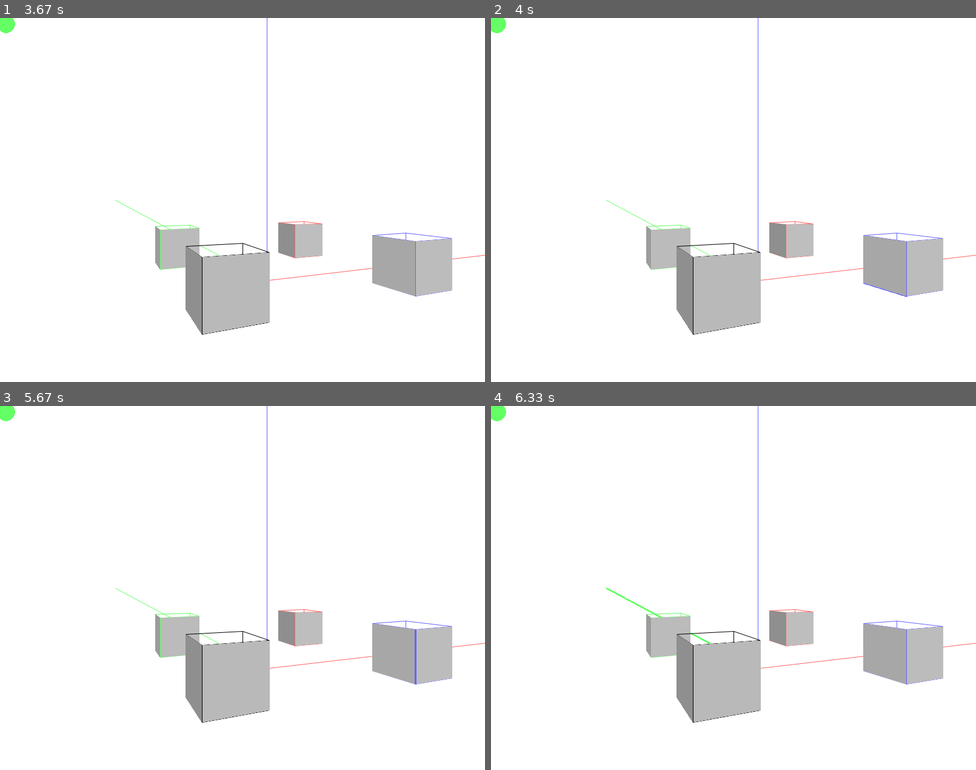
Above: before the commit, frames 1-4 (two rows, left to right).
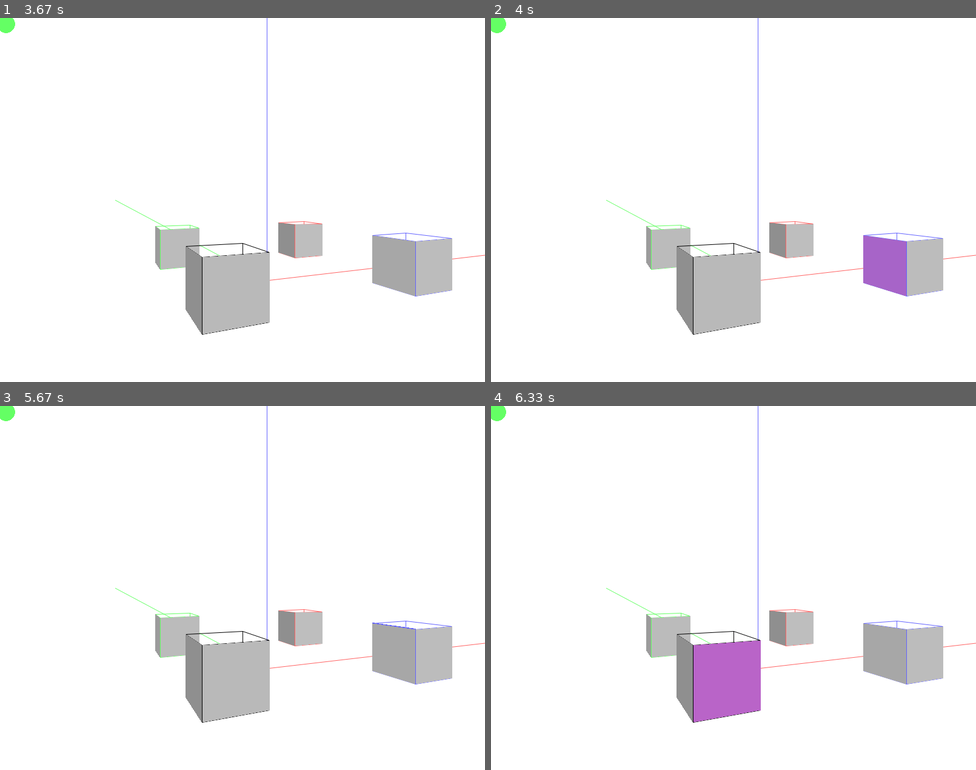
Above: after the commit, the same moments.

Repository: qsorix/draw-3d
Game: pygame game, started from main.py
The game is run twice, just before and just after one commit, with the same random seed, the same clock (stepped at 60 frames per second) and the same inputs.
Inputs (mouse positions are in pixels of both pictures, inside the frame that each line leads up to):
- Up to frame 1 (3.67 s): press the mouse at (126, 203) at 0.37 s; move the mouse to (208, 243) at 0.47 s; release the mouse at (291, 280) at 0.6 s; press the mouse at (126, 203) at 0.7 s; move the mouse to (213, 218) at 0.8 s; release the mouse at (300, 232) at 0.93 s; press the mouse at (126, 203) at 1.03 s; move the mouse to (174, 247) at 1.13 s; release the mouse at (218, 294) at 1.27 s; press the mouse at (126, 203) at 1.37 s; move the mouse to (247, 229) at 1.47 s; release the mouse at (368, 258) at 1.6 s; press the mouse at (126, 203) at 1.7 s; move the mouse to (266, 250) at 1.8 s; release the mouse at (412, 294) at 1.93 s; press the mouse at (126, 203) at 2.03 s; move the mouse to (232, 170) at 2.13 s; release the mouse at (344, 134) at 2.27 s; click (412, 272) at 2.38 s; press the mouse at (412, 272) at 2.7 s; move the mouse to (276, 203) at 2.8 s; release the mouse at (135, 134) at 2.93 s; click (373, 240) at 3.05 s; press the mouse at (373, 240) at 3.37 s; move the mouse to (261, 232) at 3.47 s; release the mouse at (145, 229) at 3.6 s
- Up to frame 2 (4 s): press the mouse at (864, 240) at 3.7 s; move the mouse to (874, 261) at 3.8 s; release the mouse at (883, 287) at 3.93 s
- Up to frame 3 (5.67 s): press the mouse at (373, 628) at 4.03 s; move the mouse to (291, 551) at 4.13 s; release the mouse at (213, 478) at 4.27 s; click (261, 686) at 4.88 s; press the mouse at (261, 686) at 5.2 s; move the mouse to (339, 657) at 5.3 s; release the mouse at (417, 631) at 5.43 s; press the mouse at (261, 686) at 5.53 s; move the mouse to (164, 653) at 5.63 s
- Up to frame 4 (6.33 s): release the mouse at (558, 624) at 5.77 s; click (728, 653) at 5.92 s; press the mouse at (752, 686) at 6.2 s; move the mouse to (811, 646) at 6.3 s

Frame 1 is identical in both runs. In frame 2, 1.3% of the frame differs, in the area x 76-86%, y 59-77%; in frame 3, less than 0.1%; in frame 4, 2.9%, in the area x 23-56%, y 49-87%.

Commit message:
Bugfixes in ToolPull

Diff:
--- a/funcs.py
+++ b/funcs.py
@@ -40,10 +40,18 @@
 
 class Plane:
     def __init__(self, normal, p0):
+        if not normal:
+            raise Exception("Plane requires normal vector")
+        if not p0:
+            raise Exception("Plane requires contained point")
         self.normal = normal
         self.p0 = p0
 
 def vector_from_to(a, b):
+    if not a:
+        raise Exception("Missing start point")
+    if not b:
+        raise Exception("Missing end point")
     return Vector(b.x-a.x, b.y-a.y, b.z-a.z)
 
 def point_to_plane_distance(plane, point):
--- a/main.py
+++ b/main.py
@@ -36,10 +36,14 @@
         return funcs.Plane(self.normal(), self.vertices[0])
 
     def normal(self):
-        return funcs.cross(vector_from_to(self.vertices[0],
-                                          self.vertices[1]),
-                           vector_from_to(self.vertices[1],
-                                          self.vertices[2]))
+        res = funcs.cross(vector_from_to(self.vertices[0],
+                                         self.vertices[1]),
+                          vector_from_to(self.vertices[1],
+                                         self.vertices[2]))
+        if not res:
+            raise Exception("Failed to calculate normal to a wall")
+
+        return res
 
 
 def pick_plane_facing_camera(alpha, beta):
@@ -81,6 +85,16 @@
 
     renderables.sort(key=get_z_index)
 
+def order_by_camera_distance(camera, objects):
+    print (objects)
+    def distance(a, b):
+        return funcs.length(vector_from_to(a, b))
+    def camera_distance(t):
+        obj, p = t
+        return funcs.length(vector_from_to(camera, p))
+
+    objects.sort(key=camera_distance)
+
 class Tool:
     def __init__(self, wnd):
         self.wnd = wnd
@@ -308,11 +322,13 @@
         direction = funcs.unit(self.wall.normal())
 
         wall_plane = self.wall.plane()
-        pull_plane = funcs.orthogonal_plane(wall_plane)
+        pull_plane = self.wnd.orthogonal_plane_facing_camera(wall_plane)
         pull_plane.p0 = self.wall_pull_point
 
         view_ray = self.wnd.get_view_ray(*pos)
         target_point = funcs.ray_plane_intersection(view_ray, pull_plane)
+        if not target_point:
+            return
 
         target_plane = funcs.Plane(wall_plane.normal, target_point)
 
@@ -851,9 +867,25 @@
                     p = funcs.ray_plane_intersection(view_ray, w.plane())
                     result.append((w, p))
 
+        order_by_camera_distance(self.camera, result)
+
         return result
 
-
+    def orthogonal_plane_facing_camera(self, plane):
+        n1 = Vector(plane.normal.y, plane.normal.z, plane.normal.x)
+        n2 = Vector(plane.normal.z, plane.normal.x, plane.normal.y)
+
+        camera = Vector(*funcs.rotate(0, 0, 1, self.camera_angle, self.camera_angle_vert))
+
+        a1 = abs(funcs.cos_angle(n1, camera))
+        a2 = abs(funcs.cos_angle(n2, camera))
+
+        if a1 < a2:
+            normal = n1
+        else:
+            normal = n2
+
+        return funcs.Plane(normal, plane.p0)
 
 s = Starter()
 
